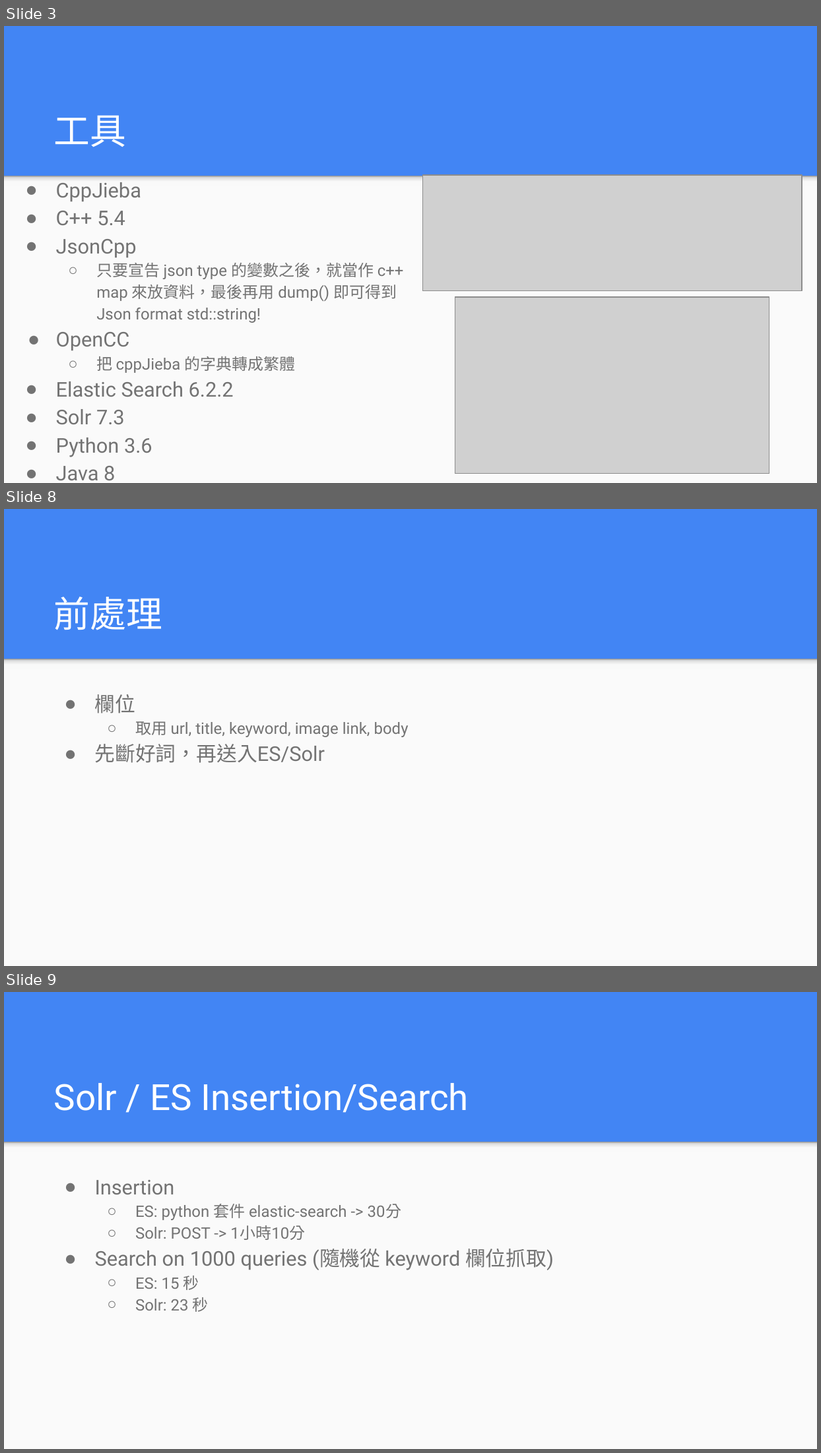
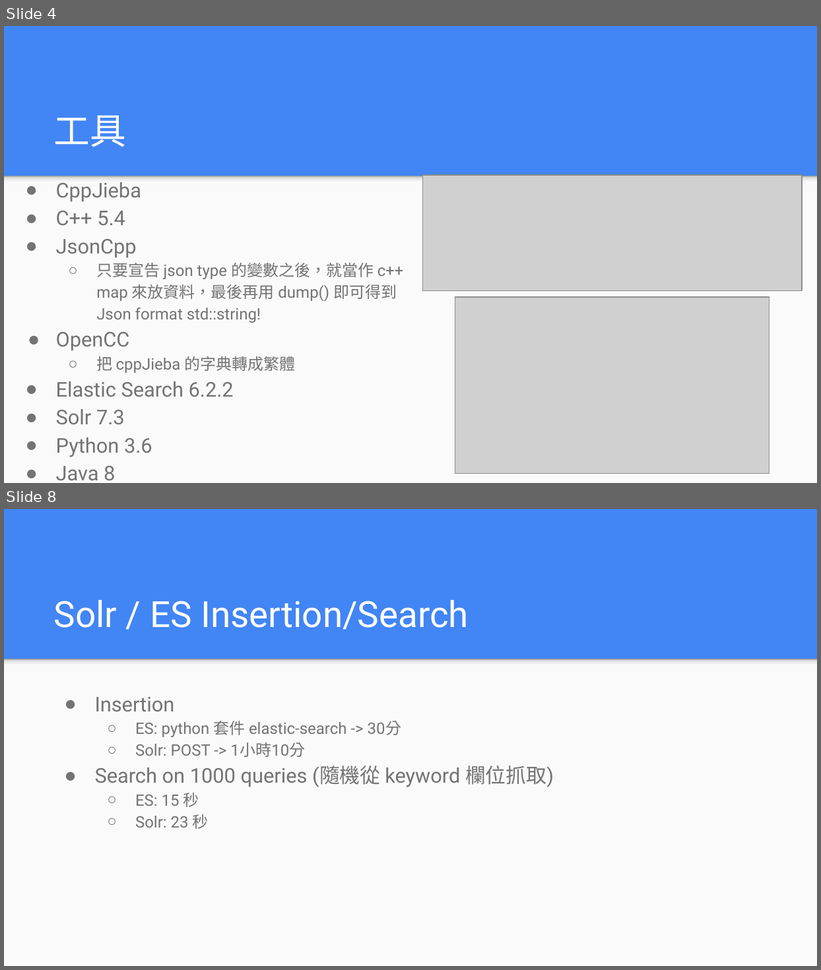
Before and after one commit to henrybear327/CCU-Search-Engine, a slide deck: assignment/3/資料工程作業三.pptx. Shown one above the other, each under a label of ours: slides 3, 8 and 9 before the commit, slides 4 and 8 after it; the slides between them are not shown. The pictures are 821x1453 and 821x970 pixels, drawn with LibreOffice and Linux fonts; fonts in the diff are those of the drawing; grey boxes stand for pictures. Boxes give left, top, right and bottom in pixels: in the first picture for what was removed or moved away, otherwise in the second. Text is boxed around its words. In the diff, an @@ line names an element or a change of style, - is before the commit and + after.

```diff
--- a/assignment/3/資料工程作業三.pptx
+++ b/assignment/3/資料工程作業三.pptx
@@ slide 8 removed at [4,509,817,966], background #4285F4; not listed: 2 template elements that a slide beside it also shows @@
@@ title removed at [54,597,162,630] @@
-前處理
@@ text removed at [95,694,409,763] @@
-● 欄位
-  ○ 取用 url, title, keyword, image link, body
-● 先斷好詞，再送入ES/Solr
@@ what was slide 3 is now slide 4 @@
@@ what was slide 9 is now slide 8 @@
```
Also in this commit, not shown: 3 slides changed, 2 other files.
